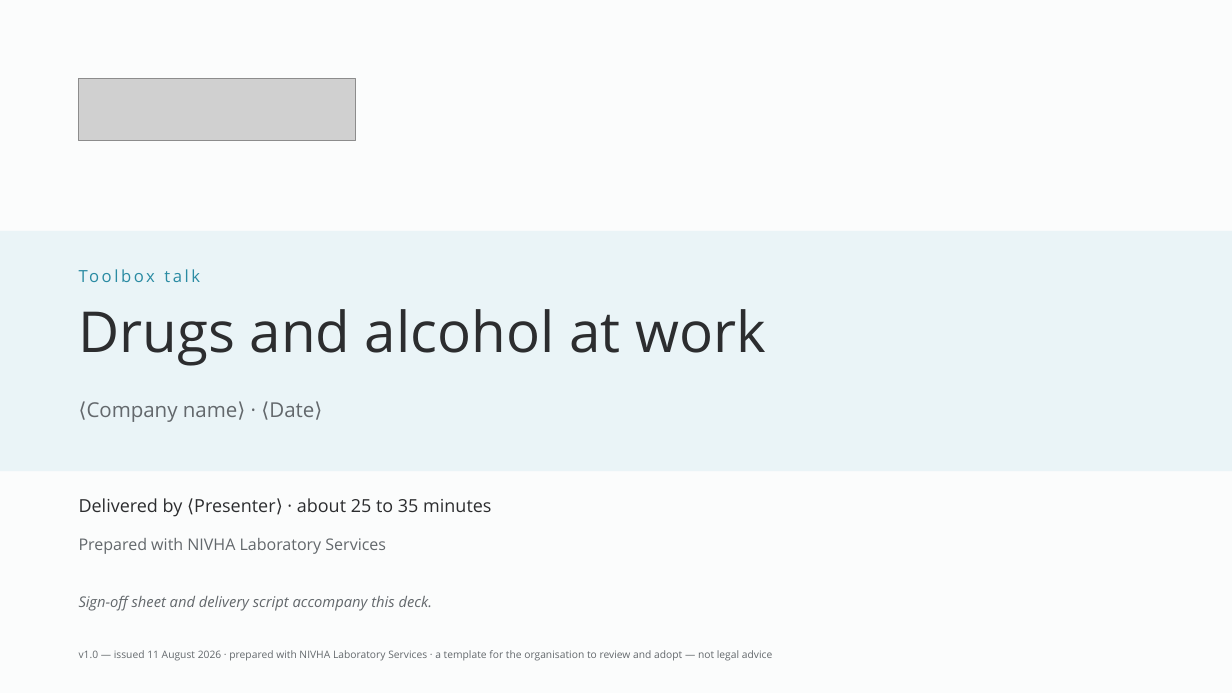
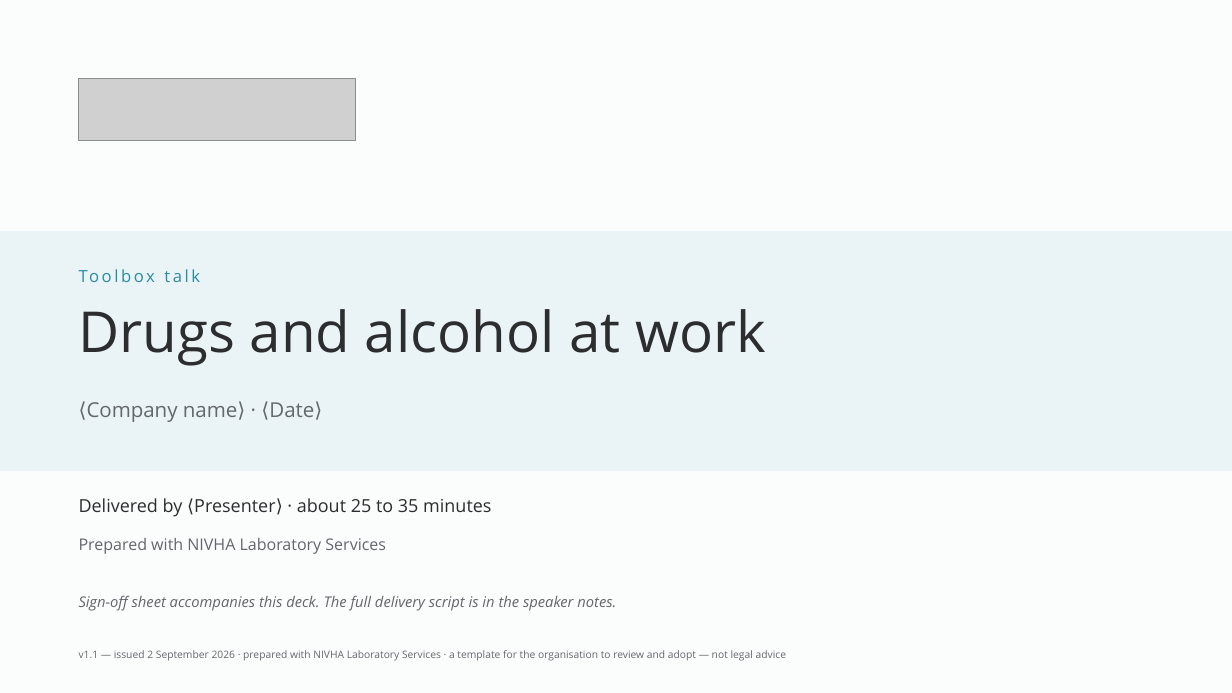
Before and after one commit to nivhalabs/nivha-feenote-prototype, a slide deck: slide 2 of assets/fulfilment/nivha_pack_03_toolbox_talk_condensed.pptx. Drawn at 1232x693 pixels with LibreOffice and Linux fonts; fonts in the diff are those of the drawing; grey boxes stand for pictures. Boxes give left, top, right and bottom in pixels: in the first picture for what was removed or moved away, otherwise in the second. Text is boxed around its words. In the diff, an @@ line names an element or a change of style, - is before the commit and + after.

```diff
--- a/assets/fulfilment/nivha_pack_03_toolbox_talk_condensed.pptx
+++ b/assets/fulfilment/nivha_pack_03_toolbox_talk_condensed.pptx
@@ text at [79, 595, 616, 611]: text changed @@
-Sign-off sheet and delivery script accompany this deck.
+Sign-off sheet accompanies this deck. The full delivery script is in the speaker notes.
@@ text at [79, 650, 786, 661]: text changed @@
-v1.0 — issued 11 August 2026 · prepared with NIVHA Laboratory Services · a template for the organisation to review and adopt — not legal advice
+v1.1 — issued 2 September 2026 · prepared with NIVHA Laboratory Services · a template for the organisation to review and adopt — not legal advice
```
Also in this commit, not shown: 18 other slides changed, 50 other files.
